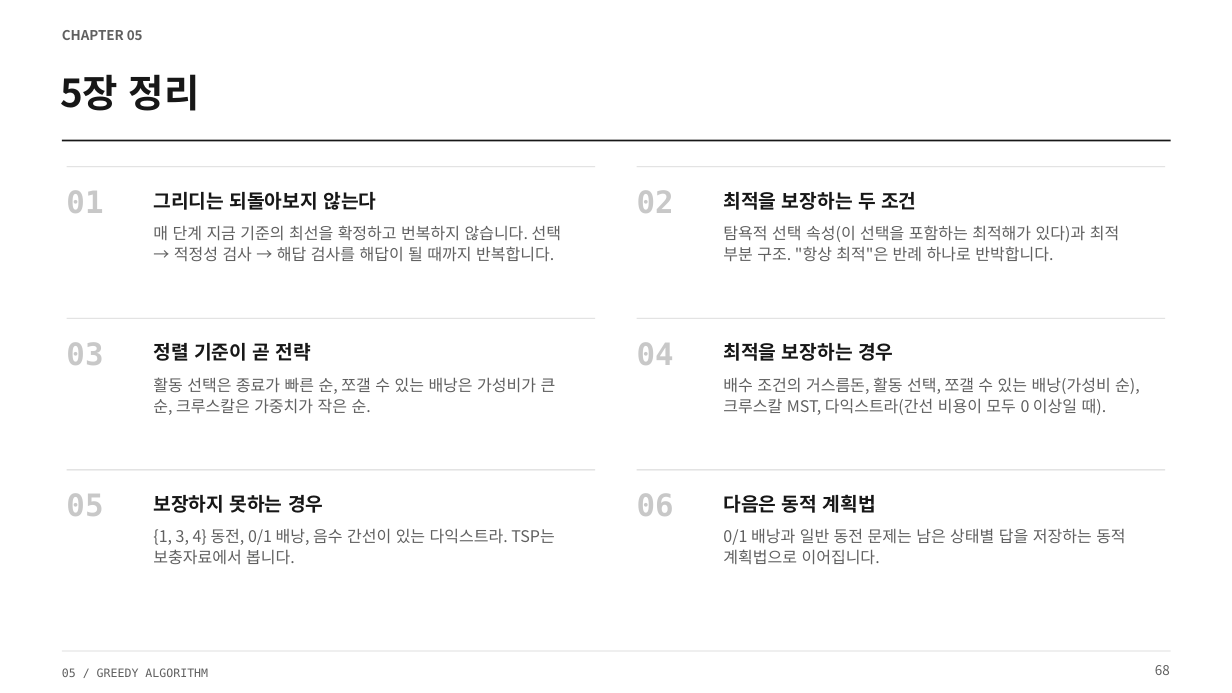
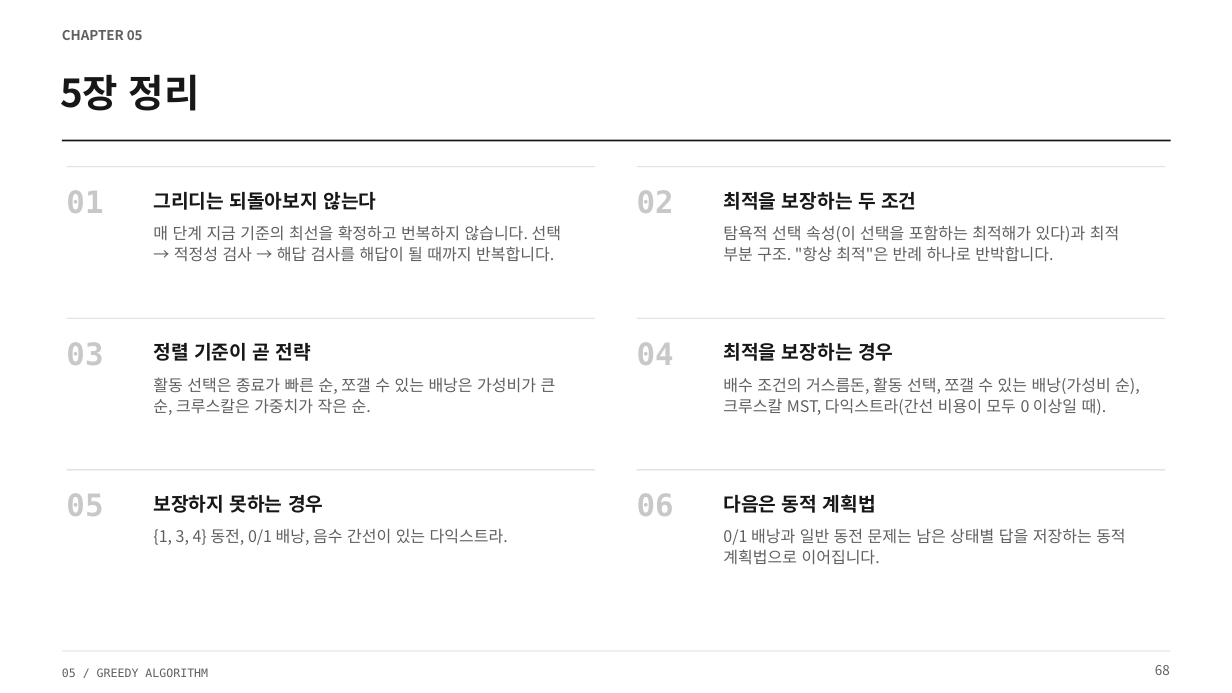
Before and after one commit to Sangdon-Park/Sangdon-Park.github.io, a slide deck: slide 68 of data/알고리즘/5장_그리디_알고리즘.pptx. Drawn at 1232x693 pixels with LibreOffice and Linux fonts; fonts in the diff are those of the drawing. Boxes give left, top, right and bottom in pixels: in the first picture for what was removed or moved away, otherwise in the second. Text is boxed around its words. In the diff, an @@ line names an element or a change of style, - is before the commit and + after.

```diff
--- a/data/알고리즘/5장_그리디_알고리즘.pptx
+++ b/data/알고리즘/5장_그리디_알고리즘.pptx
@@ text at <box>153,528,508,545</box>: text changed @@
-{1, 3, 4} 동전, 0/1 배낭, 음수 간선이 있는 다익스트라. TSP는 보충자료에서 봅니다.
+{1, 3, 4} 동전, 0/1 배낭, 음수 간선이 있는 다익스트라.
```
Also in this commit, not shown: 2 other slides changed, 3 other files.
